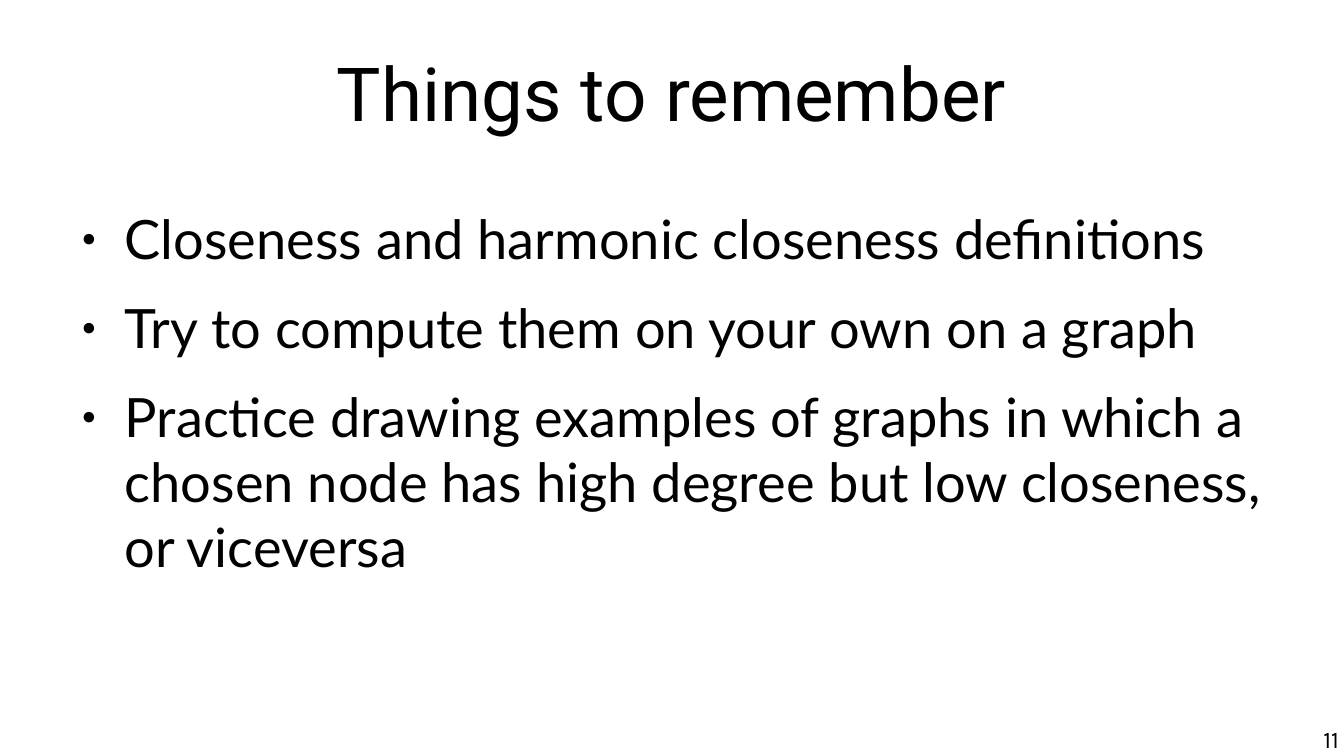
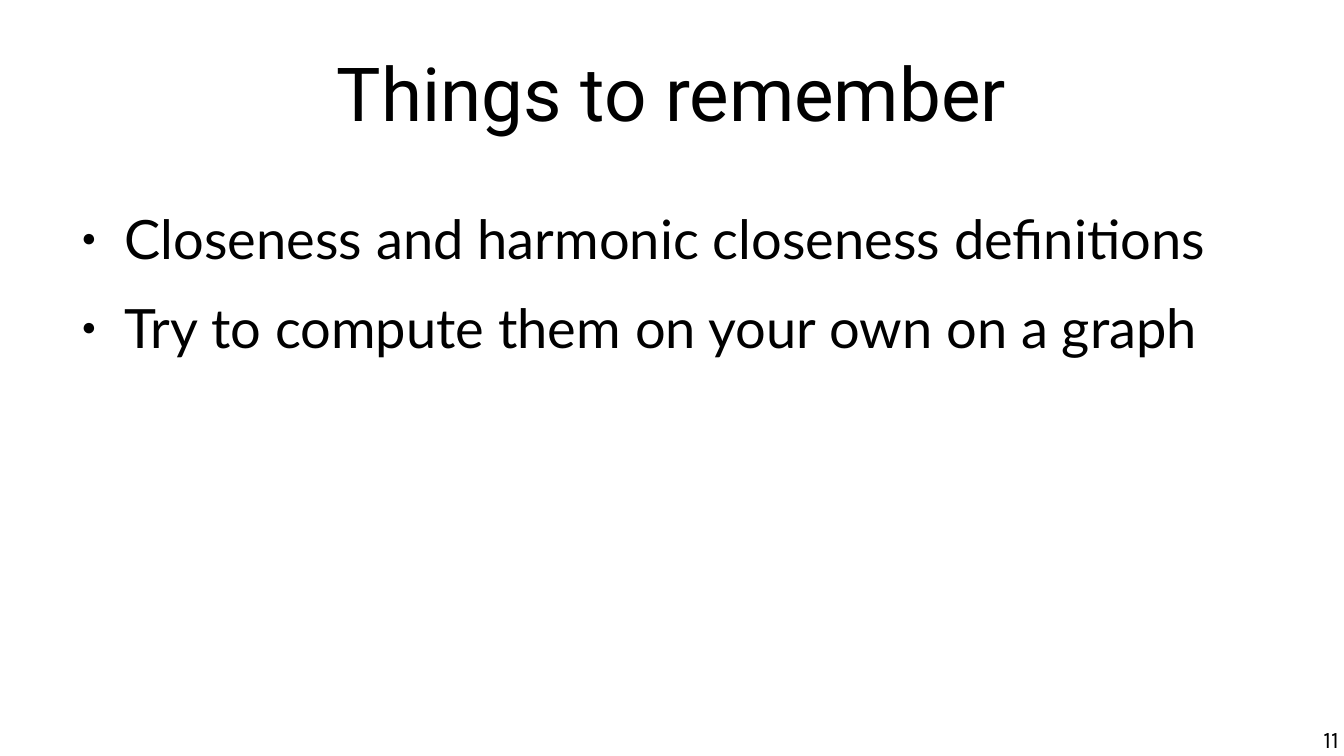
Before and after one commit to chatox/networks-science-course, a slide deck: slide 11 of theory/odp/tt06-closeness.odp. Drawn at 1344x756 pixels with LibreOffice and Linux fonts; fonts in the diff are those of the drawing. Boxes give left, top, right and bottom in pixels: in the first picture for what was removed or moved away, otherwise in the second. Text is boxed around its words. In the diff, an @@ line names an element or a change of style, - is before the commit and + after.

Commit message:
Node betweenness exercise

```diff
--- a/theory/odp/tt06-closeness.odp
+++ b/theory/odp/tt06-closeness.odp
@@ text at box(125, 397, 1261, 568): paragraph removed @@
-● Practice drawing examples of graphs in which a chosen node has high degree but low closeness, or viceversa
```
Also in this commit, not shown: 2 other slides changed, 1 slide added, 2 other files.
